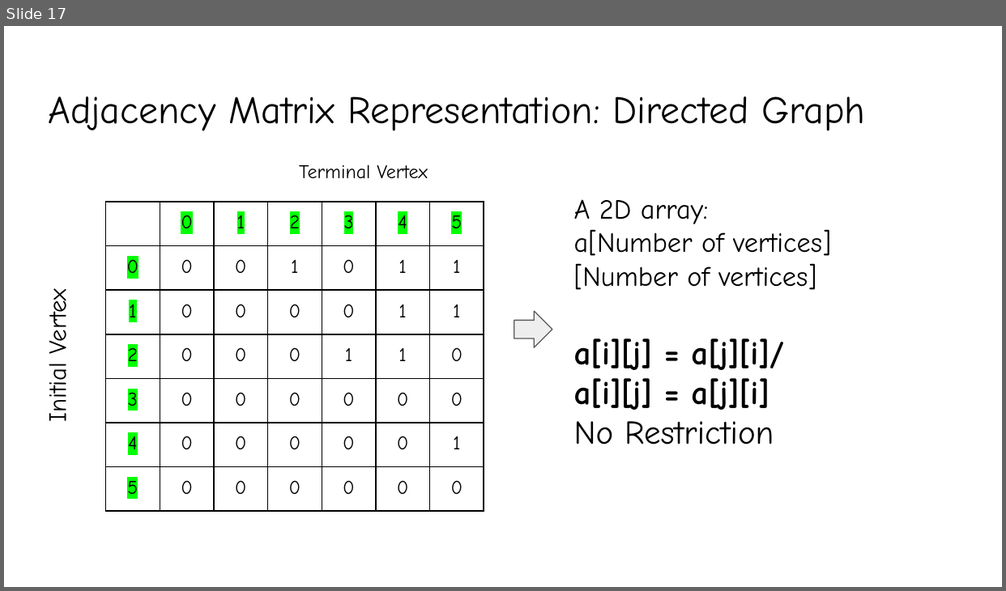
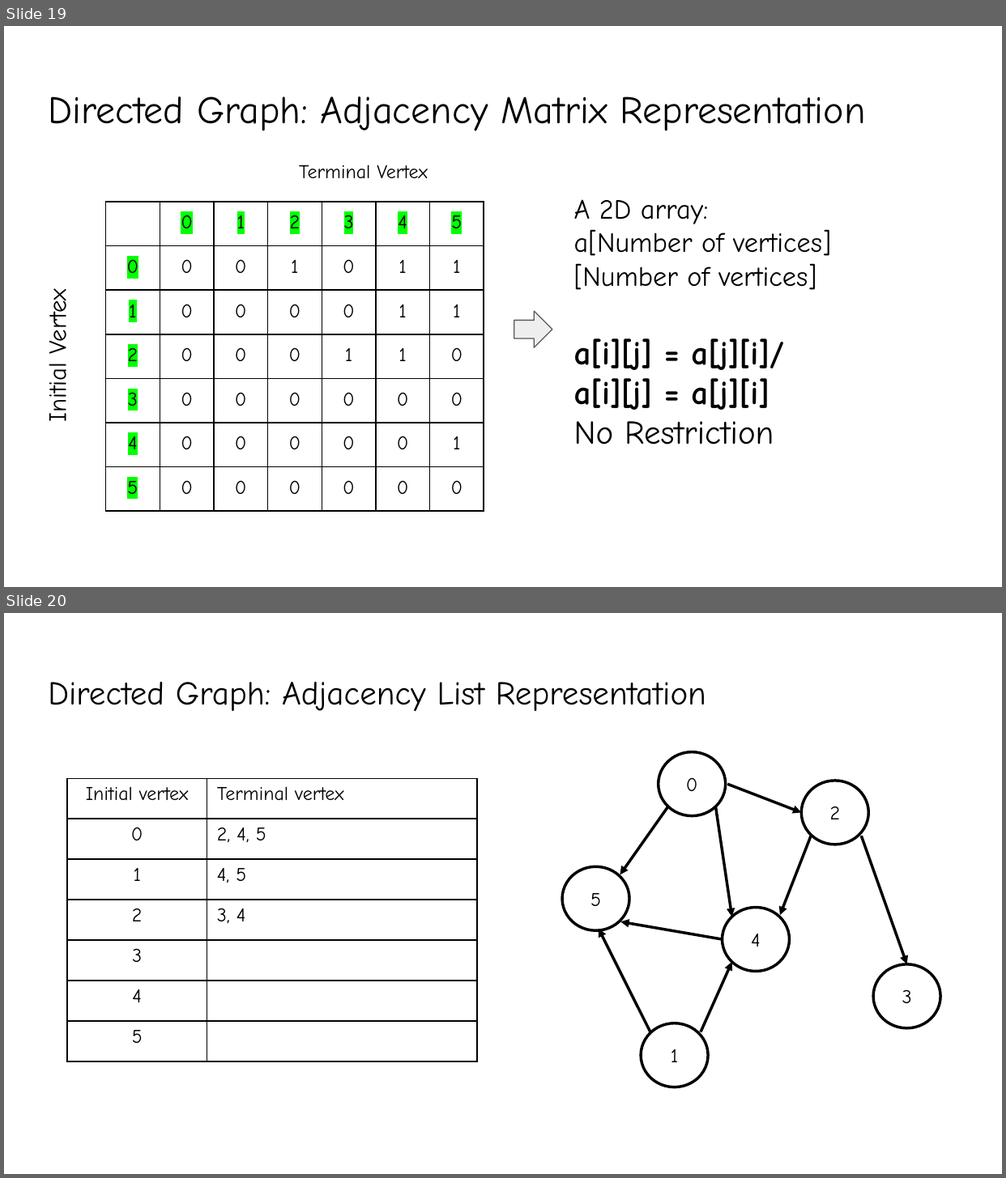
Before and after one commit to YeasirRayhanPrince/yeasirrayhanprince.github.io, a slide deck: cse106/slides/8.Graphs.pptx. Shown one above the other, each under a label of ours: slide 17 before the commit, slides 19 and 20 after it. The pictures are 1006x591 and 1006x1178 pixels, drawn with LibreOffice and Linux fonts; fonts in the diff are those of the drawing. Boxes give left, top, right and bottom in pixels: in the first picture for what was removed or moved away, otherwise in the second. Text is boxed around its words. In the diff, an @@ line names an element or a change of style, - is before the commit and + after.

```diff
--- a/cse106/slides/8.Graphs.pptx
+++ b/cse106/slides/8.Graphs.pptx
@@ slide 20 added at [4, 613, 1002, 1174], background #FFFFFF @@
@@ title added at [48, 682, 706, 711], 24 pt, text #000000 @@
+Directed Graph: Adjacency List Representation
@@ ellipse added at [658, 752, 726, 815], fill #FFFFFF, outline #000000 2 pt, 14 pt, text #000000 @@
+0
@@ table added at [67, 779, 477, 1078], 7 rows, 2 columns @@
+Initial vertex | Terminal vertex
+0 | 2, 4, 5
+1 | 4, 5
+2 | 3, 4
+3 | 
+4 | 
+5 | 
@@ ellipse added at [801, 781, 868, 845], fill #FFFFFF, outline #000000 2 pt, 14 pt, text #000000 @@
+2
@@ arrow added from (667, 807) to (620, 875), #000000 2 pt @@
@@ arrow added from (715, 807) to (731, 918), #000000 2 pt @@
@@ arrow added from (727, 785) to (801, 812), #000000 2 pt @@
@@ arrow added from (812, 836) to (780, 915), #000000 2 pt @@
@@ arrow added from (861, 836) to (907, 965), #000000 2 pt @@
@@ ellipse added at [562, 867, 629, 931], fill #FFFFFF, outline #000000 2 pt, 14 pt, text #000000 @@
+5
@@ arrow added from (650, 1033) to (599, 928), #000000 2 pt @@
@@ arrow added from (722, 939) to (620, 922), #000000 2 pt @@
@@ ellipse added at [722, 907, 790, 971], fill #FFFFFF, outline #000000 2 pt, 14 pt, text #000000 @@
+4
@@ arrow added from (701, 1032) to (731, 962), #000000 2 pt @@
@@ ellipse added at [873, 965, 940, 1029], fill #FFFFFF, outline #000000 2 pt, 14 pt, text #000000 @@
+3
@@ ellipse added at [641, 1023, 708, 1087], fill #FFFFFF, outline #000000 2 pt, 14 pt, text #000000 @@
+1
@@ what was slide 17 is now slide 19 @@
@@ slide 19 changed as well @@
@@ title at [48, 96, 866, 131]: text changed @@
-Adjacency Matrix Representation: Directed Graph
+Directed Graph: Adjacency Matrix Representation
```
Also in this commit, not shown: 32 other slides changed, 4 other slides added, 3 other files.
